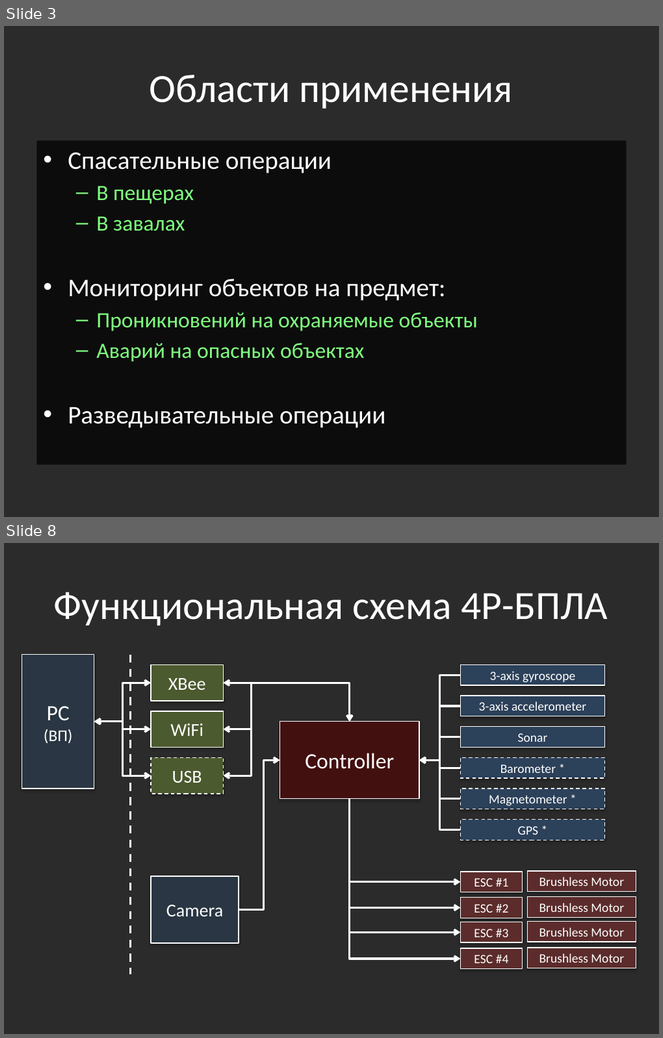
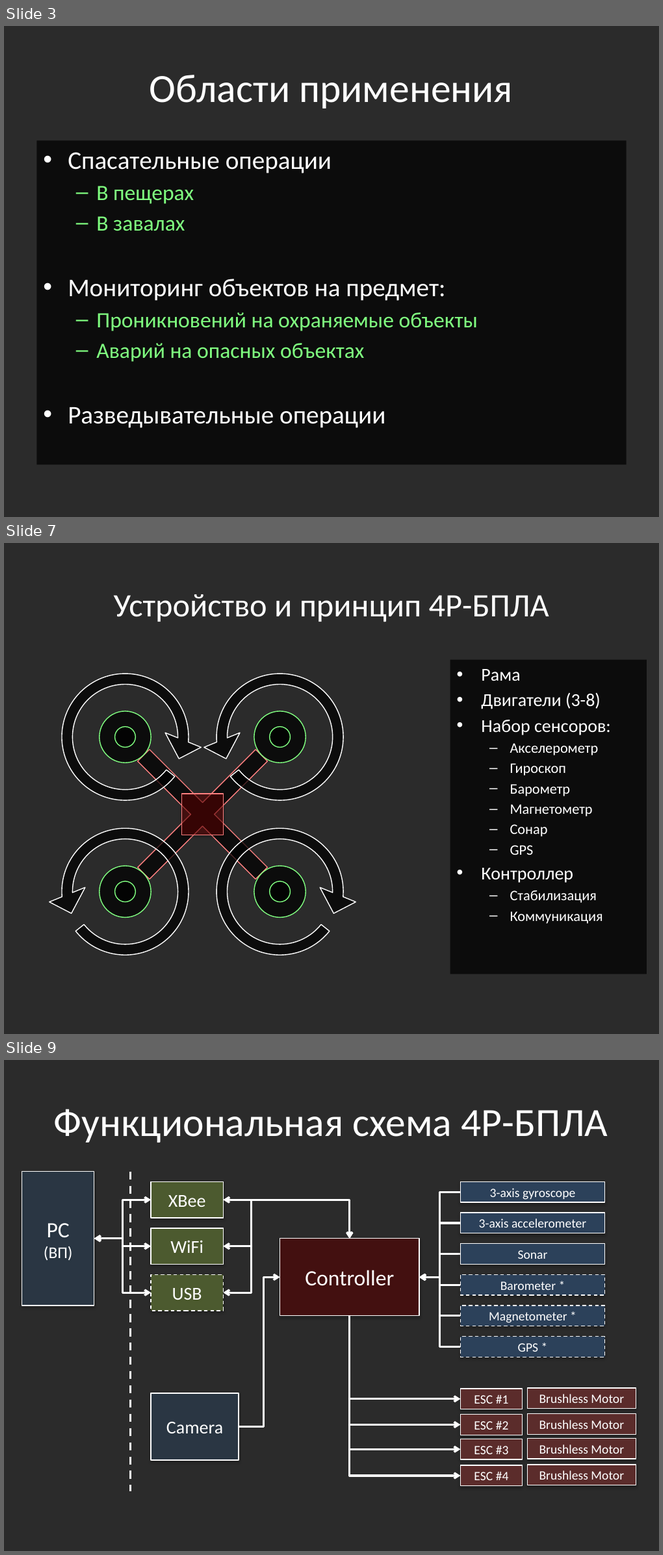
Before and after one commit to yaceq/quadro-xds, a slide deck: Docs/Medias2012_dhg.pptx. Shown one above the other, each under a label of ours: slides 3 and 8 before the commit, slides 3, 7 and 9 after it; the slides between them are not shown. The pictures are 663x1038 and 663x1555 pixels, drawn with LibreOffice and Linux fonts; fonts in the diff are those of the drawing; background and template pictures are left out; a plain dark background stands for a picture behind light text. Boxes give left, top, right and bottom in pixels: in the first picture for what was removed or moved away, otherwise in the second. Text is boxed around its words. In the diff, an @@ line names an element or a change of style, - is before the commit and + after.

```diff
--- a/Docs/Medias2012_dhg.pptx
+++ b/Docs/Medias2012_dhg.pptx
@@ slide 7 added at [4,543,659,1034], background picture (left out) @@
@@ title added at [114,594,549,622], 36 pt, text #FFFFFF @@
+Устройство и принцип 4Р-БПЛА
@@ circular arrow added at [48,659,202,814], fill #000000 at 70% opacity, outline #FFFFFF 1 pt @@
@@ circular arrow added at [202,659,357,814], fill #000000 at 70% opacity, outline #FFFFFF 1 pt @@
@@ text added at [450,659,647,974], fill #000000 at 70% opacity, 16 pt, text #FFFFFF @@
+• Рама
+• Двигатели (3-8)
+• Набор сенсоров:
+  – Акселерометр
+  – Гироскоп
+  – Барометр
+  – Магнетометр
+  – Сонар
+  – GPS
+• Контроллер
+  – Стабилизация
+  – Коммуникация
@@ cross added at [89,701,316,928], fill #000000 at 70% opacity, outline #FF8080 1 pt @@
@@ ellipse added at [100,711,152,763], fill #000000 at 70% opacity, outline #80FF80 1 pt @@
@@ ellipse added at [254,711,306,763], fill #000000 at 70% opacity, outline #80FF80 1 pt @@
@@ ellipse added at [114,727,135,747], fill #000000 at 70% opacity, outline #80FF80 1 pt @@
@@ ellipse added at [270,727,290,747], fill #000000 at 70% opacity, outline #80FF80 1 pt @@
@@ rectangle added at [182,794,224,835], fill #640000 at 50% opacity, outline #FF8080 1 pt @@
@@ circular arrow added at [48,814,202,969], fill #000000 at 70% opacity, outline #FFFFFF 1 pt @@
@@ circular arrow added at [202,814,357,969], fill #000000 at 70% opacity, outline #FFFFFF 1 pt @@
@@ ellipse added at [100,866,152,918], fill #000000 at 70% opacity, outline #80FF80 1 pt @@
@@ ellipse added at [254,866,306,918], fill #000000 at 70% opacity, outline #80FF80 1 pt @@
@@ ellipse added at [114,882,135,902], fill #000000 at 70% opacity, outline #80FF80 1 pt @@
@@ ellipse added at [270,882,290,902], fill #000000 at 70% opacity, outline #80FF80 1 pt @@
@@ what was slide 8 is now slide 9 @@
```
Also in this commit, not shown: 6 slides changed, 3 other slides added.
